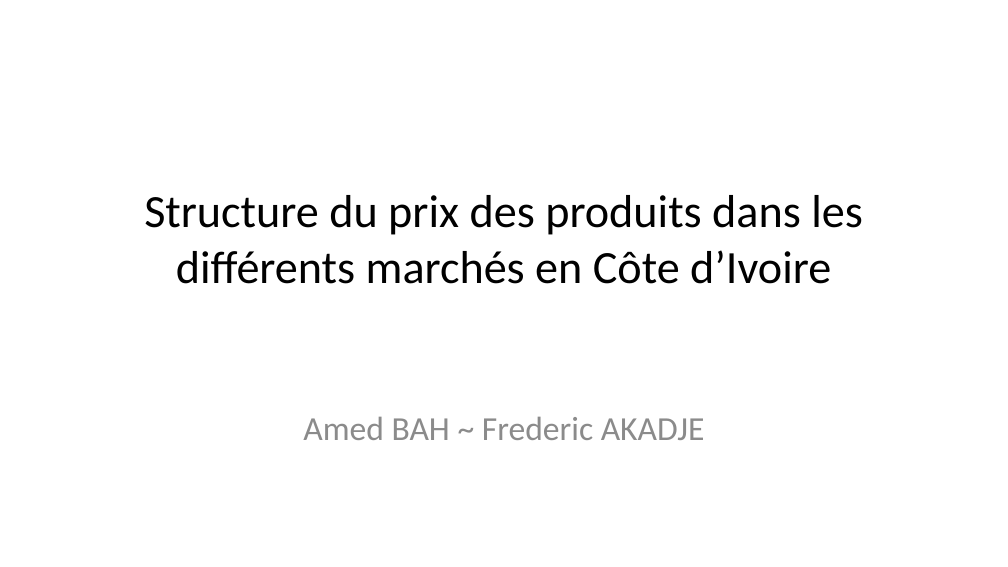
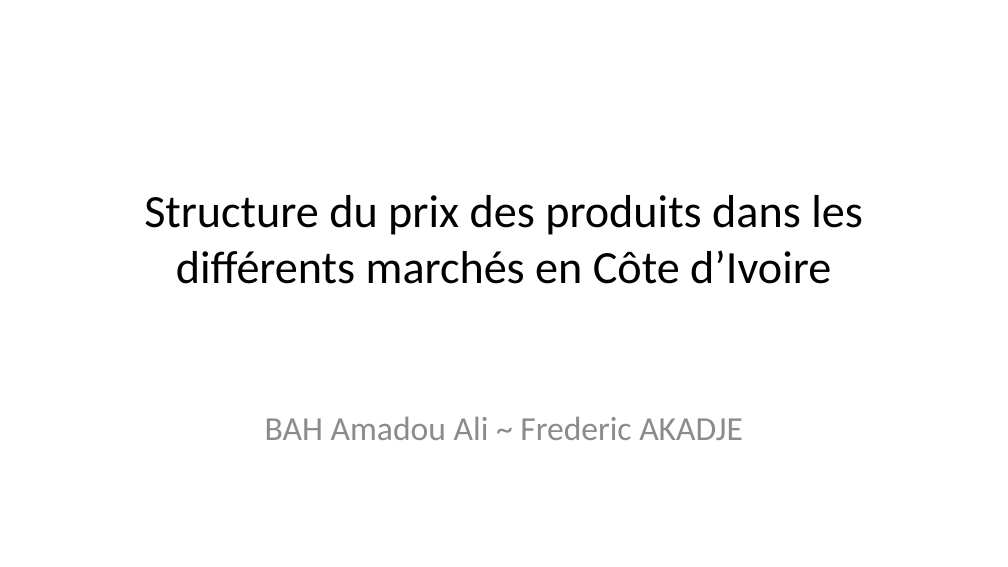
Before and after one commit to Welfare1/PricesStructuresProductsCI, a slide deck: slide 1 of rapport/Rapport.pptx. Drawn at 1008x567 pixels with LibreOffice and Linux fonts; fonts in the diff are those of the drawing. Boxes give left, top, right and bottom in pixels: in the first picture for what was removed or moved away, otherwise in the second. Text is boxed around its words. In the diff, an @@ line names an element or a change of style, - is before the commit and + after.

```diff
--- a/rapport/Rapport.pptx
+++ b/rapport/Rapport.pptx
@@ subtitle at [265,416,743,440]: text changed @@
-Amed BAH ~ Frederic AKADJE
+BAH Amadou Ali ~ Frederic AKADJE
```
Also in this commit, not shown: 3 other slides changed, 2 other files.
